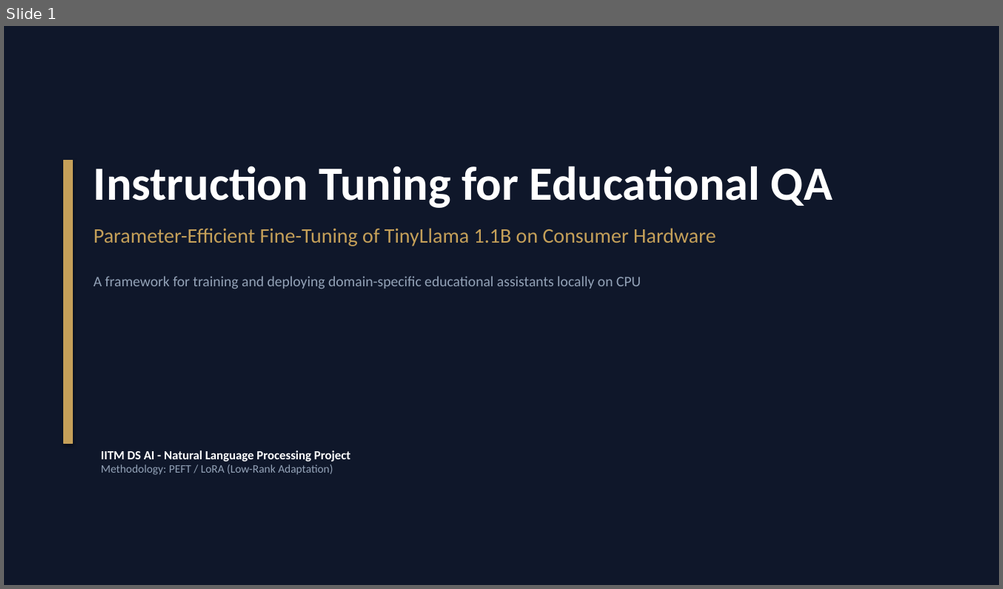
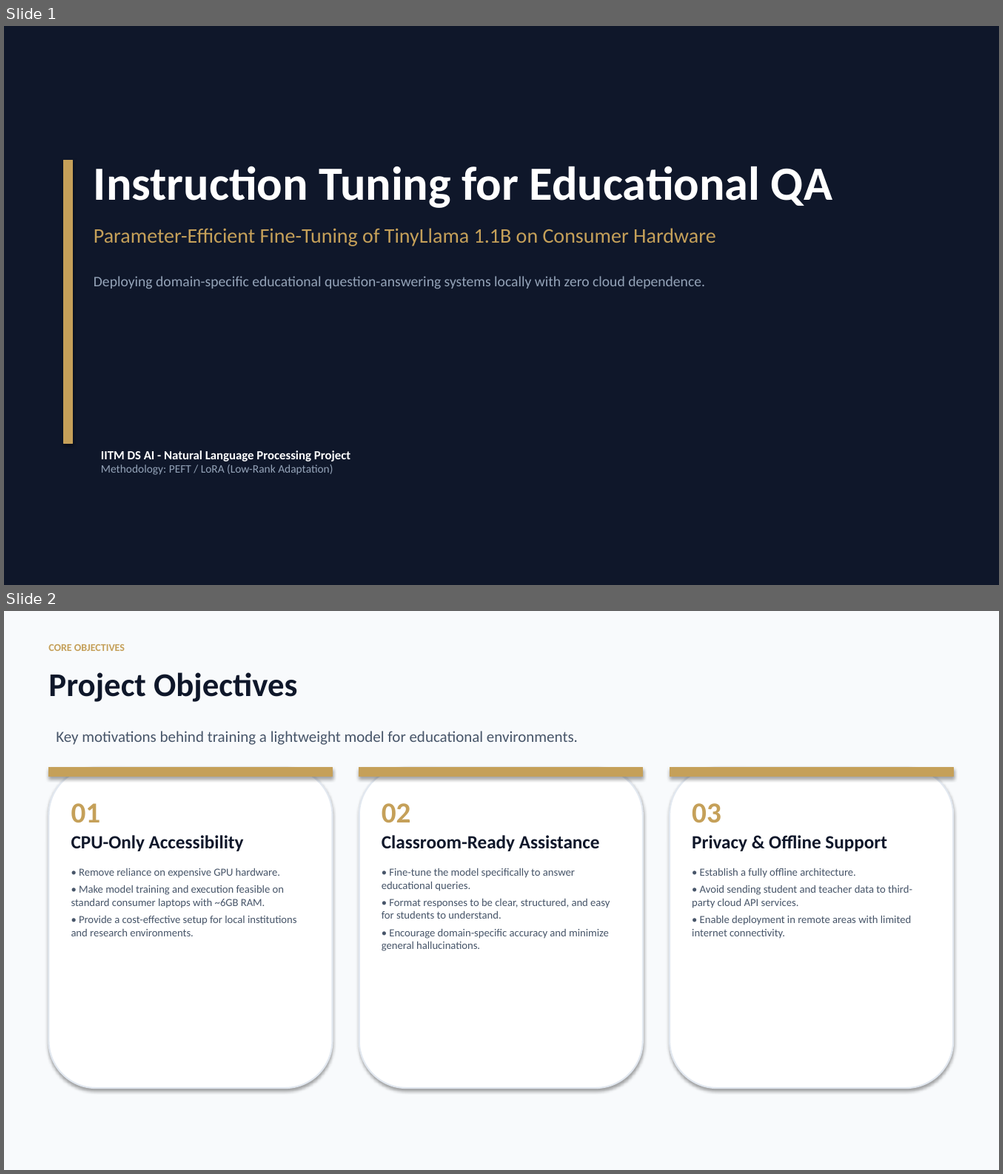
Before and after one commit to deweshai-star/Instruction-Tuning-for-Educational-QA, a slide deck: Instruction Tuning for Educational QA.pptx. Shown one above the other, each under a label of ours: slide 1 before the commit, slides 1 and 2 after it. The pictures are 1003x589 and 1003x1174 pixels, drawn with LibreOffice and Linux fonts; fonts in the diff are those of the drawing. Boxes give left, top, right and bottom in pixels: in the first picture for what was removed or moved away, otherwise in the second. Text is boxed around its words. In the diff, an @@ line names an element or a change of style, - is before the commit and + after.

```diff
--- a/Instruction Tuning for Educational QA.pptx
+++ b/Instruction Tuning for Educational QA.pptx
@@ slide 2 added at [4, 611, 999, 1170], background #F8FAFC @@
@@ text added at [48, 644, 125, 651], 10 pt, text #C5A059, bold @@
+CORE OBJECTIVES
@@ text added at [48, 672, 297, 702], 32 pt, text #0F172A, bold @@
+Project Objectives
@@ text added at [56, 731, 578, 745], 15 pt, text #475569 @@
+Key motivations behind training a lightweight model for educational environments.
@@ rounded rectangle added at [48, 768, 333, 1088], fill #FFFFFF, outline #E2E8F0 1.5 pt @@
@@ rectangle added at [48, 768, 333, 777], fill #C5A059, outline #C5A059 0.75 pt @@
@@ rounded rectangle added at [359, 768, 643, 1088], fill #FFFFFF, outline #E2E8F0 1.5 pt @@
@@ rectangle added at [359, 768, 643, 777], fill #C5A059, outline #C5A059 0.75 pt @@
@@ rounded rectangle added at [669, 768, 953, 1088], fill #FFFFFF, outline #E2E8F0 1.5 pt @@
@@ rectangle added at [669, 768, 953, 777], fill #C5A059, outline #C5A059 0.75 pt @@
@@ text added at [71, 803, 297, 937], 10.5 pt, text #475569 @@
+01
+CPU-Only Accessibility
+• Remove reliance on expensive GPU hardware.
+• Make model training and execution feasible on standard consumer laptops with ~6GB RAM.
+• Provide a cost-effective setup for local institutions and research environments.
@@ text added at [381, 803, 609, 951], 10.5 pt, text #475569 @@
+02
+Classroom-Ready Assistance
+• Fine-tune the model specifically to answer educational queries.
+• Format responses to be clear, structured, and easy for students to understand.
+• Encourage domain-specific accuracy and minimize general hallucinations.
@@ text added at [691, 803, 912, 939], 10.5 pt, text #475569 @@
+03
+Privacy & Offline Support
+• Establish a fully offline architecture.
+• Avoid sending student and teacher data to third-party cloud API services.
+• Enable deployment in remote areas with limited internet connectivity.
@@ slide 1 changed as well @@
@@ text at [94, 276, 705, 289]: text changed @@
-A framework for training and deploying domain-specific educational assistants locally on CPU
+Deploying domain-specific educational question-answering systems locally with zero cloud dependence.
```
Also in this commit, not shown: 1 other slide changed, 5 other slides added, 3 slides removed, 2 other files.
